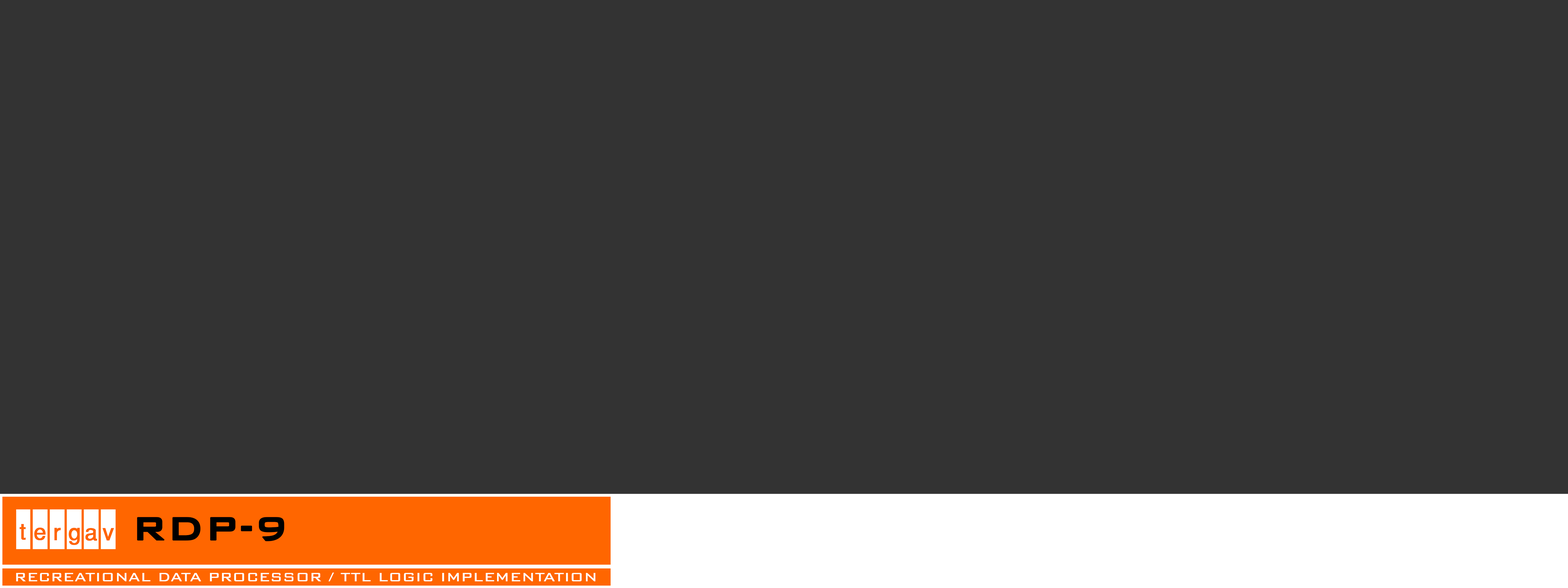
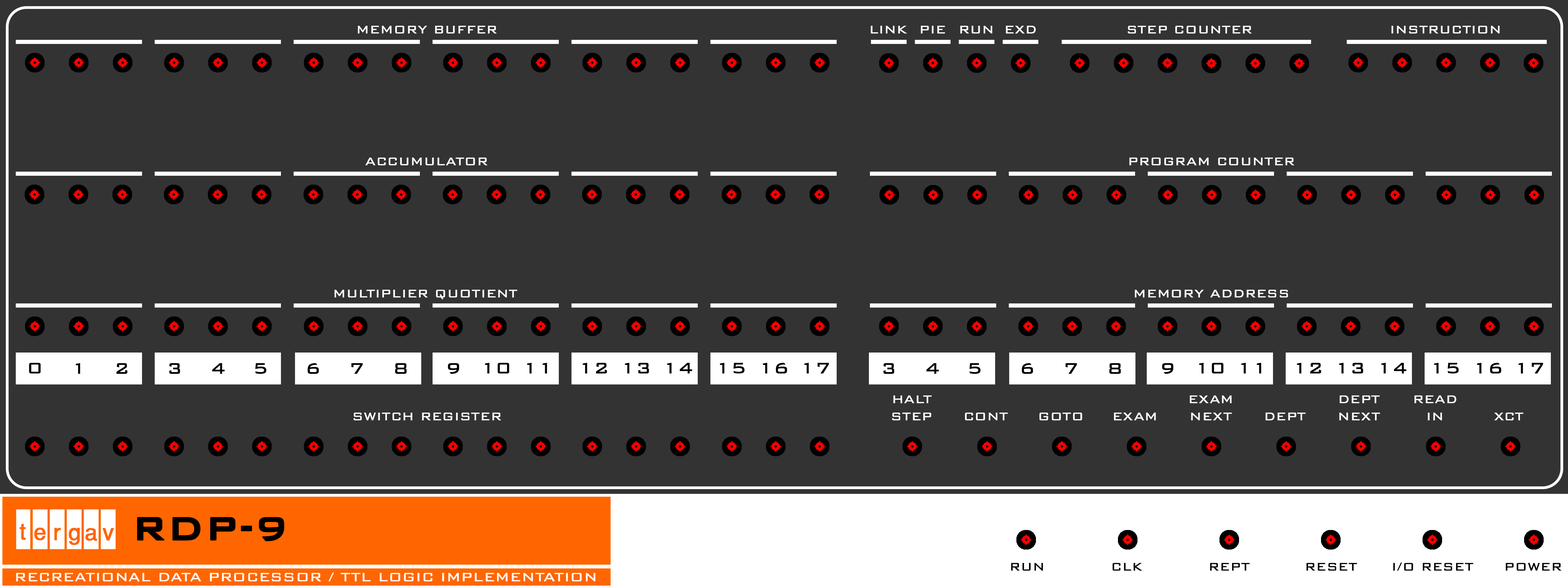
Revision of a layered 1568x588 image; what changed, layer by layer:
added layer "Border" above "Address Bit Numbering" over [5, 6, 1564, 489]
added group "Address Bit Numbering" with 1 layers above "Data Bit Numbering" over [868, 352, 1551, 385]
added layer "17" (1st of 2, in "Address Bit Numbering") in group "Address Bit Numbering" over [868, 352, 1551, 385]
added group "Data Bit Numbering" with 24 layers above "Data Switches" over [15, 352, 837, 385]
added group "Data Switches" with 2 layers above "Multiplier Quotient" over [25, 412, 830, 456]
added layer "Marker-18" (1st of 4, in "Data Switches") in group "Data Switches" over [25, 436, 830, 456]
added group "Multiplier Quotient" with 3 layers above "Accumulator" over [15, 289, 837, 336]
added layer "Marker-18" (2nd of 4, in "Multiplier Quotient") in group "Multiplier Quotient" over [25, 316, 830, 336]
added group "Accumulator" with 3 layers above "Memory Buffer" over [15, 157, 837, 205]
added layer "Marker-18" (3rd of 4, in "Accumulator") in group "Accumulator" over [24, 184, 830, 205]
added group "Memory Buffer" with 3 layers above "Program Counter" over [15, 25, 837, 73]
added layer "Marker-18" (4th of 4, in "Memory Buffer") in group "Memory Buffer" over [25, 52, 830, 73]
added group "Program Counter" with 3 layers above "Memory Address" over [869, 157, 1552, 205]
added layer "Marker-15" (1st of 2, in "Program Counter") in group "Program Counter" over [879, 184, 1544, 205]
added group "Memory Address" with 3 layers above "Step Counter" over [869, 289, 1552, 336]
added layer "Marker-15" (2nd of 2, in "Memory Address") in group "Memory Address" over [879, 316, 1544, 336]
added group "Control Switches" with 10 layers above "System Switches" over [891, 395, 1524, 456]
added layer "Control Markers" in group "Control Switches" over [902, 436, 1521, 456]
added group "System Switches" with 7 layers above "Logo Badge" over [1010, 529, 1562, 571]
…and 45 more changes (45 added)